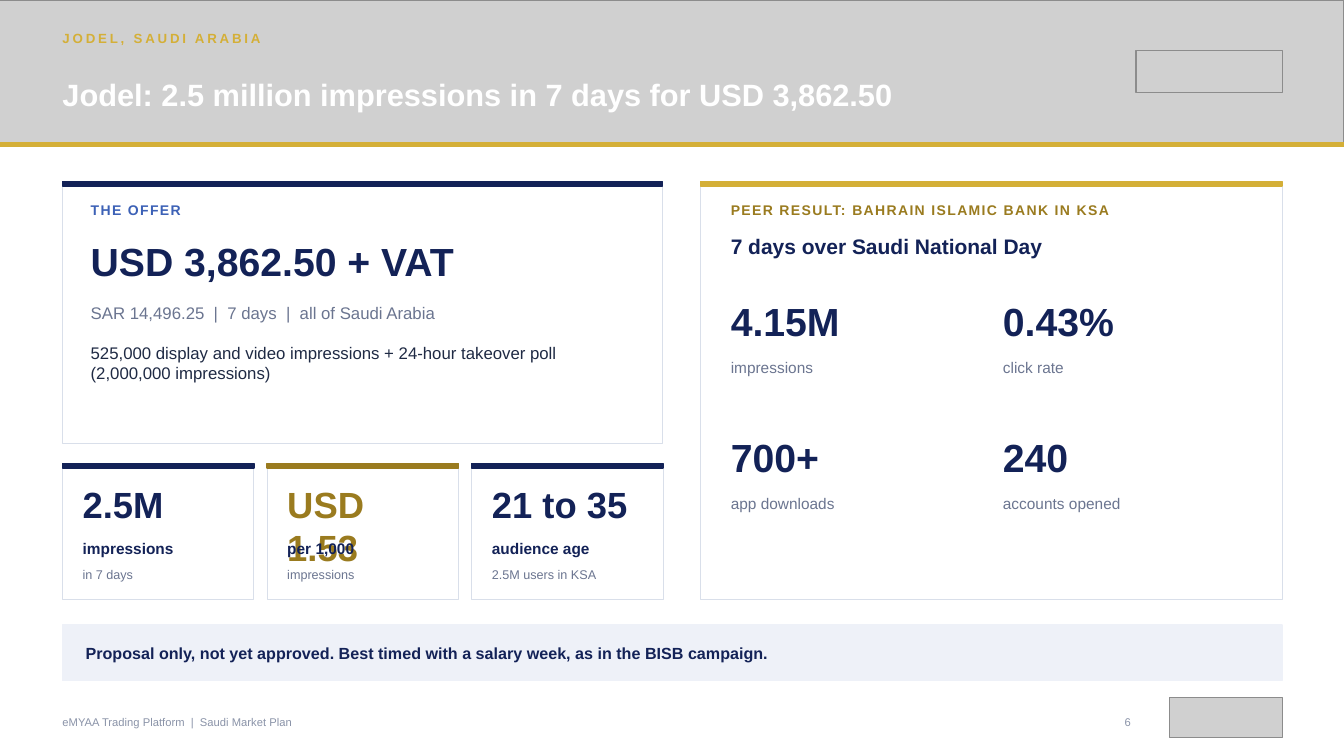
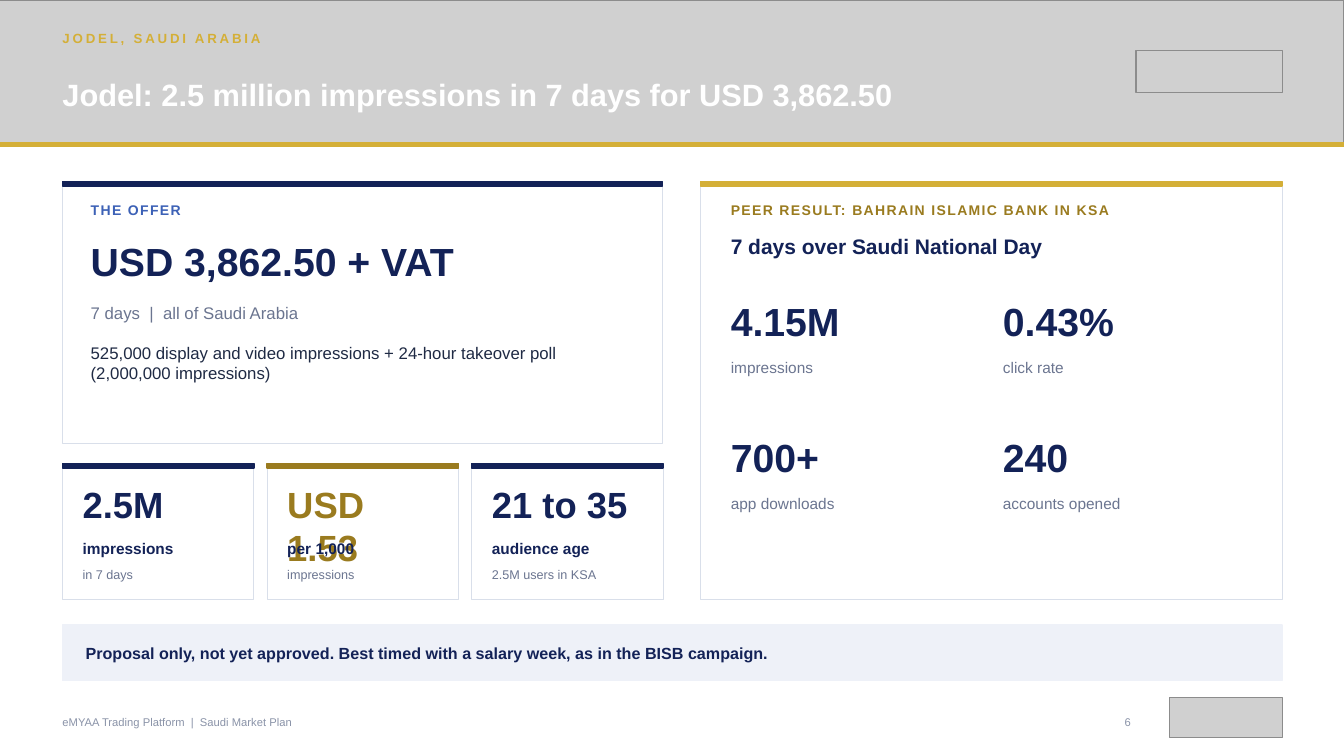
Before and after one commit to hatemmsc-ops/HatemIsa_202508993_IT9002_NLP_Project, a slide deck: slide 6 of emyaa-ceo-deck/output/vision-bank/eMYAA_Saudi_Market_Plan_-_Vision_Bank.pptx. Drawn at 1344x756 pixels with LibreOffice and Linux fonts; fonts in the diff are those of the drawing; grey boxes stand for pictures. Boxes give left, top, right and bottom in pixels: in the first picture for what was removed or moved away, otherwise in the second. Text is boxed around its words. In the diff, an @@ line names an element or a change of style, - is before the commit and + after.

```diff
--- a/emyaa-ceo-deck/output/vision-bank/eMYAA_Saudi_Market_Plan_-_Vision_Bank.pptx
+++ b/emyaa-ceo-deck/output/vision-bank/eMYAA_Saudi_Market_Plan_-_Vision_Bank.pptx
@@ text at (91, 307, 298, 323): text changed @@
-SAR 14,496.25 | 7 days | all of Saudi Arabia
+7 days | all of Saudi Arabia
```
Also in this commit, not shown: 2 other slides changed, 2 other files.
